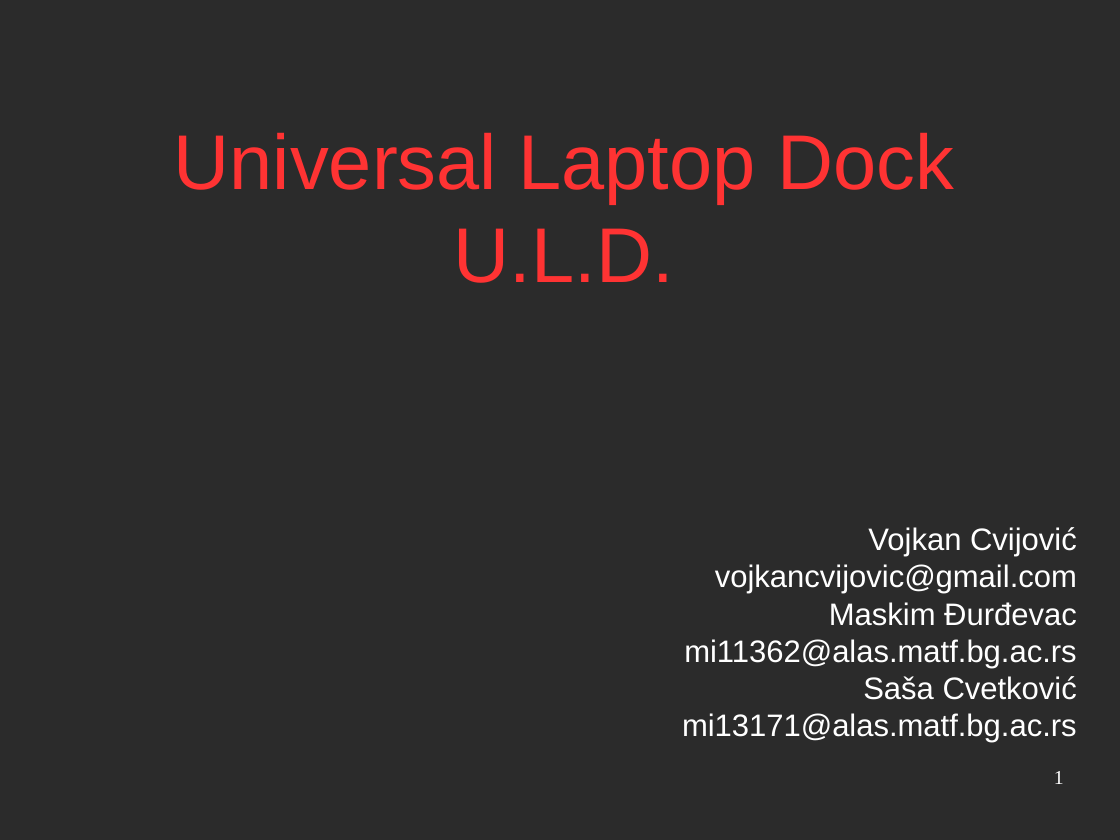
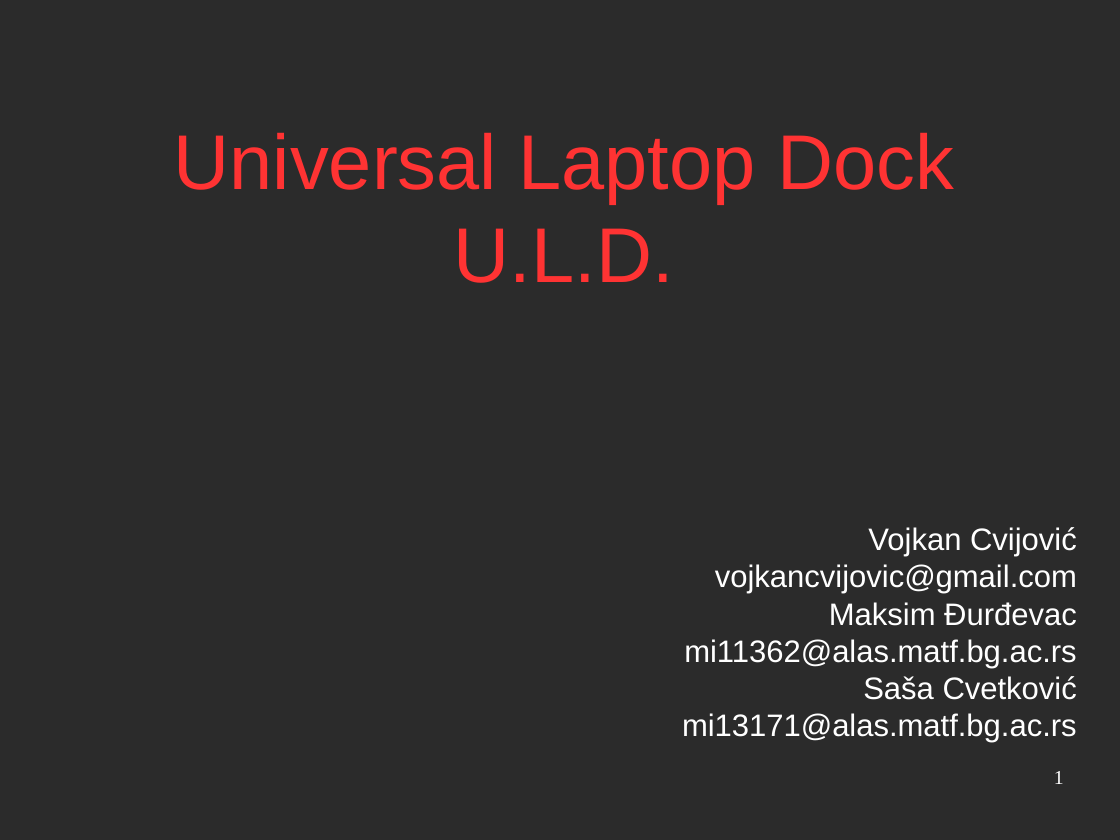
Before and after one commit to salesh/UpravljanjeProjektima, a slide deck: slide 1 of prezentacija/prezentacija.odp. Drawn at 1120x840 pixels with LibreOffice and Linux fonts; fonts in the diff are those of the drawing; background and template pictures are left out; a plain dark background stands for a picture behind light text. Boxes give left, top, right and bottom in pixels: in the first picture for what was removed or moved away, otherwise in the second. Text is boxed around its words. In the diff, an @@ line names an element or a change of style, - is before the commit and + after.

```diff
--- a/prezentacija/prezentacija.odp
+++ b/prezentacija/prezentacija.odp
@@ subtitle at (x1=829, y1=602, x2=1077, y2=626): text changed @@
-Maskim Đurđevac
+Maksim Đurđevac
```
Also in this commit, not shown: 7 other slides changed, 14 other files.
